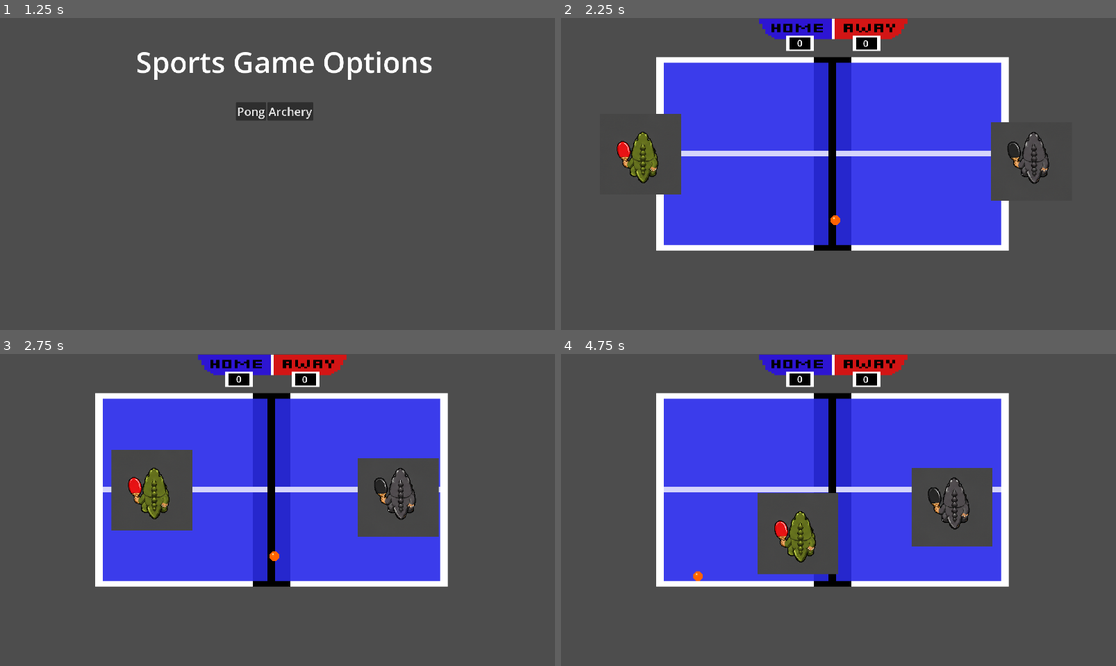
Above: before the commit, frames 1-4 (two rows, left to right).
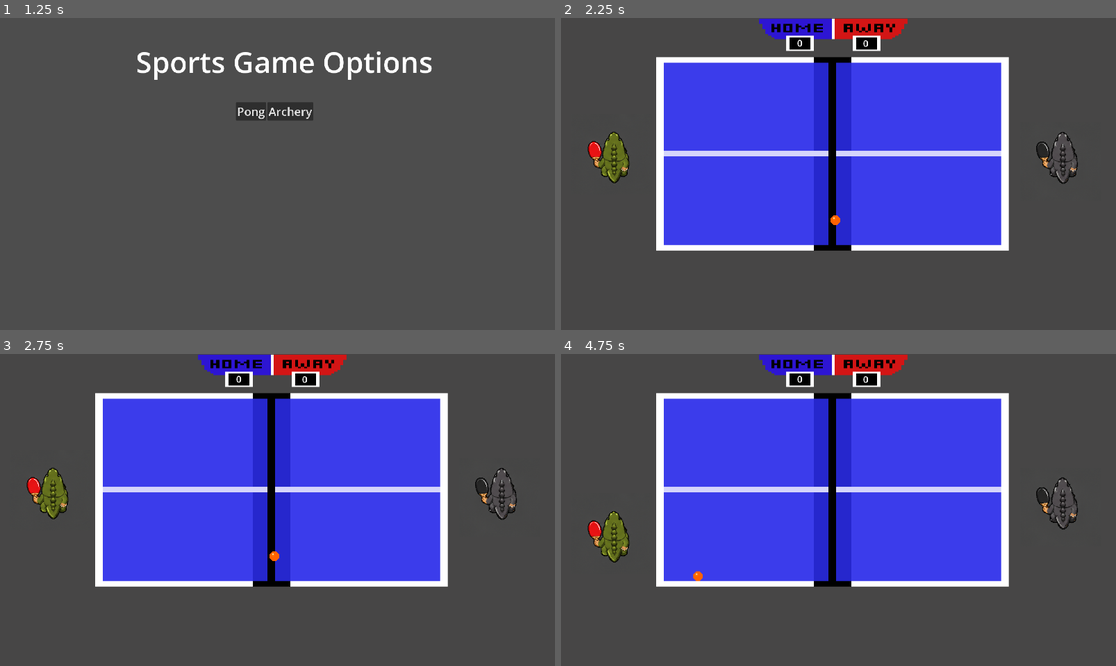
Above: after the commit, the same moments.

Repository: All5LightsAreOnAndWeGoGreenIn2050/thirteendigitech
Game: Godot game, scene res://scenes/main_menu.tscn
The game is run twice, just before and just after one commit, with the same random seed, the same clock (stepped at 60 frames per second) and the same inputs.
Inputs:
- Up to frame 1 (1.25 s): click "Start Game" at 0.5 s
- Up to frame 2 (2.25 s): click "Pong" at 1.25 s; tap Enter at 2 s; hold D (player1_right) from 2.03 s (still down); hold Left (player2_left) from 2.03 s (still down)
- Up to frame 3 (2.75 s): keep holding D (player1_right); keep holding Left (player2_left); tap Right (player2_right) at 2.3 s
- Up to frame 4 (4.75 s): release D (player1_right) at 2.78 s; release Left (player2_left) at 2.78 s; hold S (player1_down) 2.78-3.53 s; tap Right (player2_right) at 2.85, 3.8 s; tap Left (player2_left) at 3.05, 4.55 s; hold D (player1_right) 3.53-4.28 s; hold R (player1_hit) 3.53-4.28 s; hold W (player1_up) from 4.28 s (still down); tap Down (player2_down) at 4.35 s

Frame 1 is identical in both runs. In frame 2, 4.1% of the frame differs, in the area x 4-94%, y 30-59%; in frame 3, 8.6%; in frame 4, 8.6%.

Commit message:
possible fixes from feedback

Diff:
--- a/sports-game/scenes/pong.tscn
+++ b/sports-game/scenes/pong.tscn
@@ -89,10 +89,20 @@
 [node name="Point" parent="PongGameManager" unique_id=2068303835 instance=ExtResource("10_osehs")]
 
 [node name="CollisionShape2D" type="CollisionShape2D" parent="PongGameManager/Point" unique_id=620788152]
+visible = false
 position = Vector2(965.5, 440)
 shape = SubResource("RectangleShape2D_e43i4")
 
+[node name="ColorRect" type="ColorRect" parent="." unique_id=477524892]
+offset_left = -355.00006
+offset_top = -209.0
+offset_right = 2139.0
+offset_bottom = 1370.0
+color = Color(0.2784314, 0.27450982, 0.27450982, 1)
+
 [node name="PingPongTable" type="Sprite2D" parent="." unique_id=314916532]
+light_mask = 0
+visibility_layer = 2
 position = Vector2(952.00006, 470.00006)
 scale = Vector2(25.958334, 19.128378)
 texture = ExtResource("1_nth8n")
--- a/sports-game/scripts/opponent_pong.gd
+++ b/sports-game/scripts/opponent_pong.gd
@@ -31,10 +31,6 @@
 		y_input = -1.0
 	elif Input.is_action_pressed("player2_down"):
 		y_input = 1.0
-	if Input.is_action_pressed("player2_left"):
-		x_input = -1.0
-	elif Input.is_action_pressed("player2_right"):
-		x_input = 1.0
 
 	velocity.y = y_input * player_speed
 	velocity.x = x_input * player_speed
--- a/sports-game/scripts/player_pong.gd
+++ b/sports-game/scripts/player_pong.gd
@@ -31,10 +31,6 @@
 		y_input = -1.0
 	elif Input.is_action_pressed("player1_down"):
 		y_input = 1.0
-	if Input.is_action_pressed("player1_left"):
-		x_input = -1.0
-	elif Input.is_action_pressed("player1_right"):
-		x_input = 1.0
 
 	velocity.y = y_input * player_speed
 	velocity.x = x_input * player_speed
